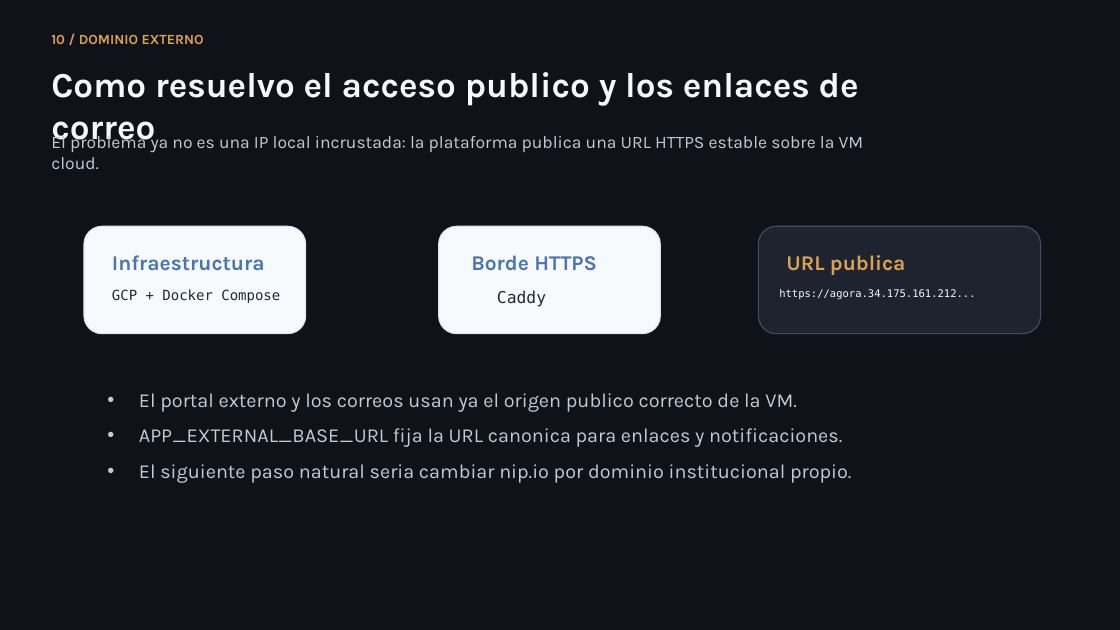
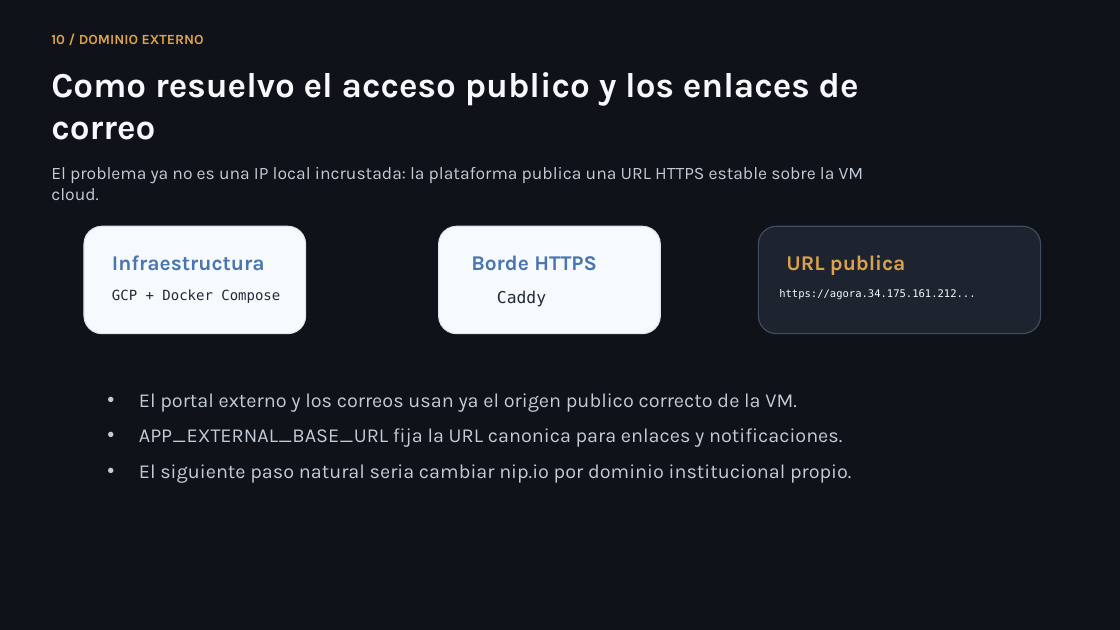
Before and after one commit to lmendez861/TFG-Agora, a slide deck: slide 11 of docs/presentacion-defensa-final.pptx. Drawn at 1120x630 pixels with LibreOffice and Linux fonts; fonts in the diff are those of the drawing. Boxes give left, top, right and bottom in pixels: in the first picture for what was removed or moved away, otherwise in the second. Text is boxed around its words. In the diff, an @@ line names an element or a change of style, - is before the commit and + after.

```diff
--- a/docs/presentacion-defensa-final.pptx
+++ b/docs/presentacion-defensa-final.pptx
@@ text "El problema ya no es ..." rewrapped from <box>51,132,864,169</box> to <box>51,167,864,200</box> @@
```
Also in this commit, not shown: 7 other slides changed, 1 other file.
